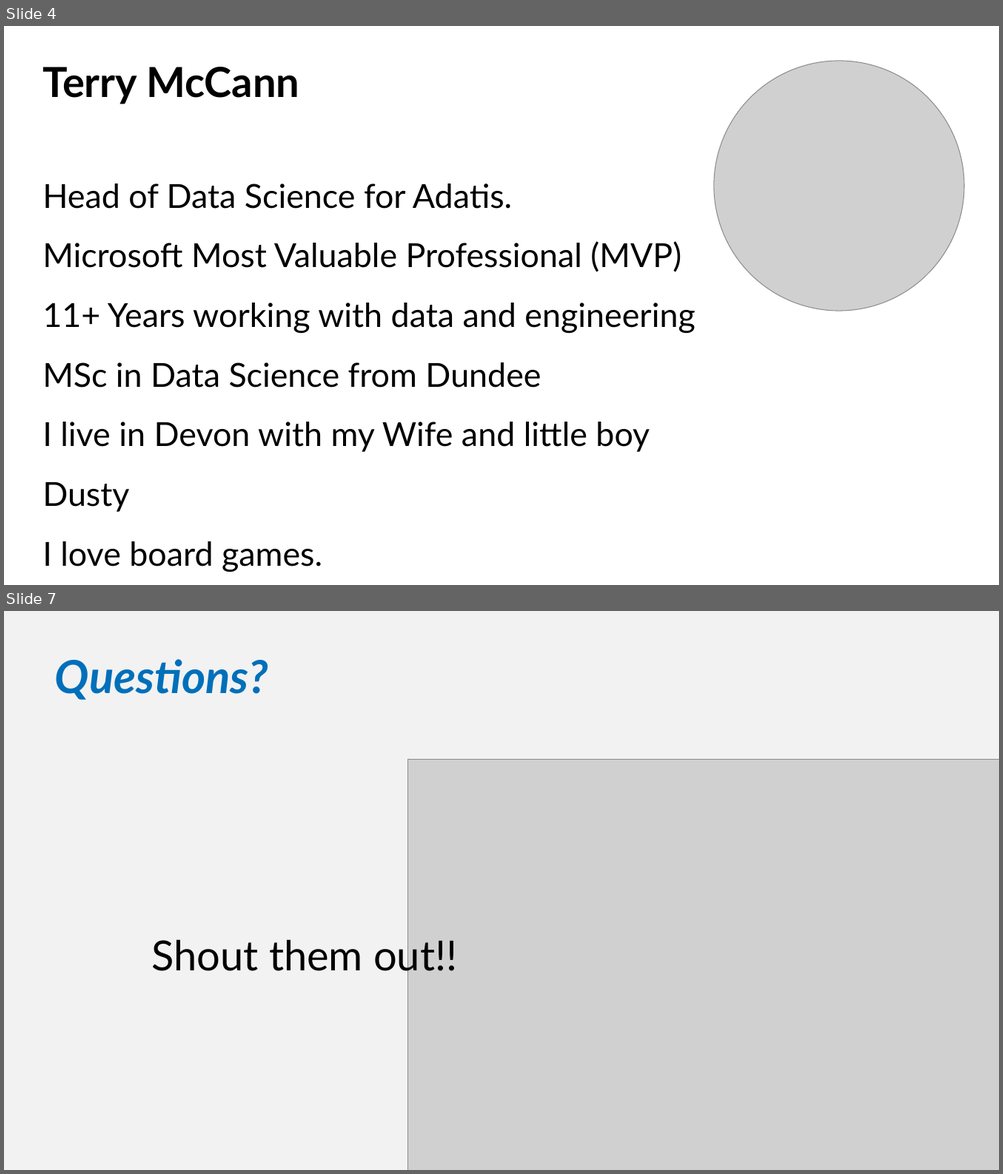
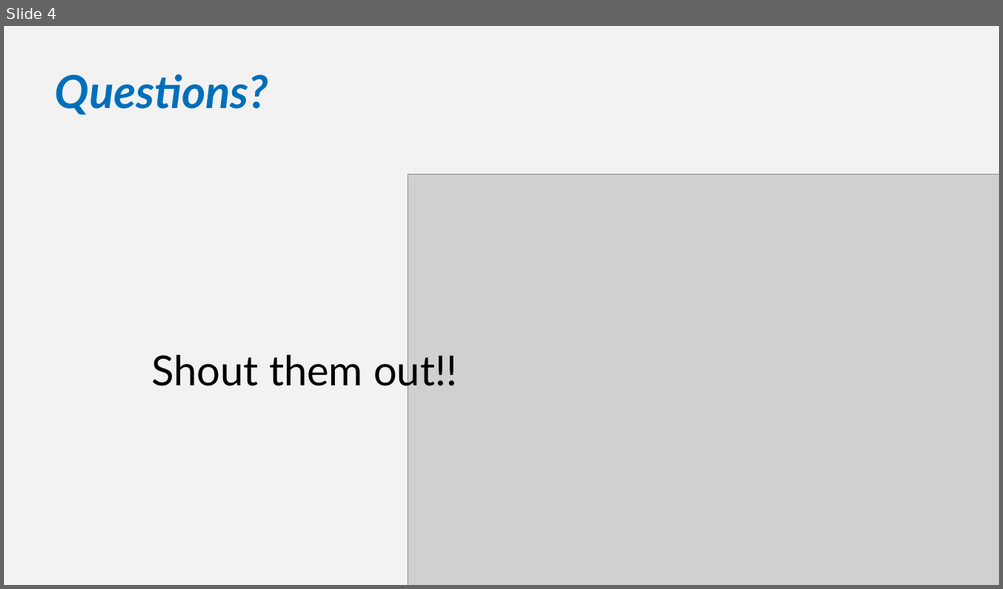
Before and after one commit to SQLShark/MachineLearningFromModelToProduction, a slide deck: Slides/M6 - An Introduction to Kubernetes.pptx. Shown one above the other, each under a label of ours: slides 4 and 7 before the commit, slide 4 after it; the slides between them are not shown. The pictures are 1003x1174 and 1003x589 pixels, drawn with LibreOffice and Linux fonts; fonts in the diff are those of the drawing; grey boxes stand for pictures; background and template pictures are left out. Boxes give left, top, right and bottom in pixels: in the first picture for what was removed or moved away, otherwise in the second. Text is boxed around its words. In the diff, an @@ line names an element or a change of style, - is before the commit and + after.

```diff
--- a/Slides/M6 - An Introduction to Kubernetes.pptx
+++ b/Slides/M6 - An Introduction to Kubernetes.pptx
@@ slide 4 removed at (x1=4, y1=26, x2=999, y2=585), background picture (left out) @@
@@ picture removed at (x1=679, y1=27, x2=998, y2=346) @@
@@ text removed at (x1=42, y1=67, x2=694, y2=573) @@
-Terry McCann
-Head of Data Science for Adatis.
-Microsoft Most Valuable Professional (MVP)
-11+ Years working with data and engineering
-MSc in Data Science from Dundee
-I live in Devon with my Wife and little boy Dusty
-I love board games.
@@ what was slide 7 is now slide 4 @@
```
Also in this commit, not shown: 2 slides changed, 1 slide added, 3 other slides removed, 7 other files.
